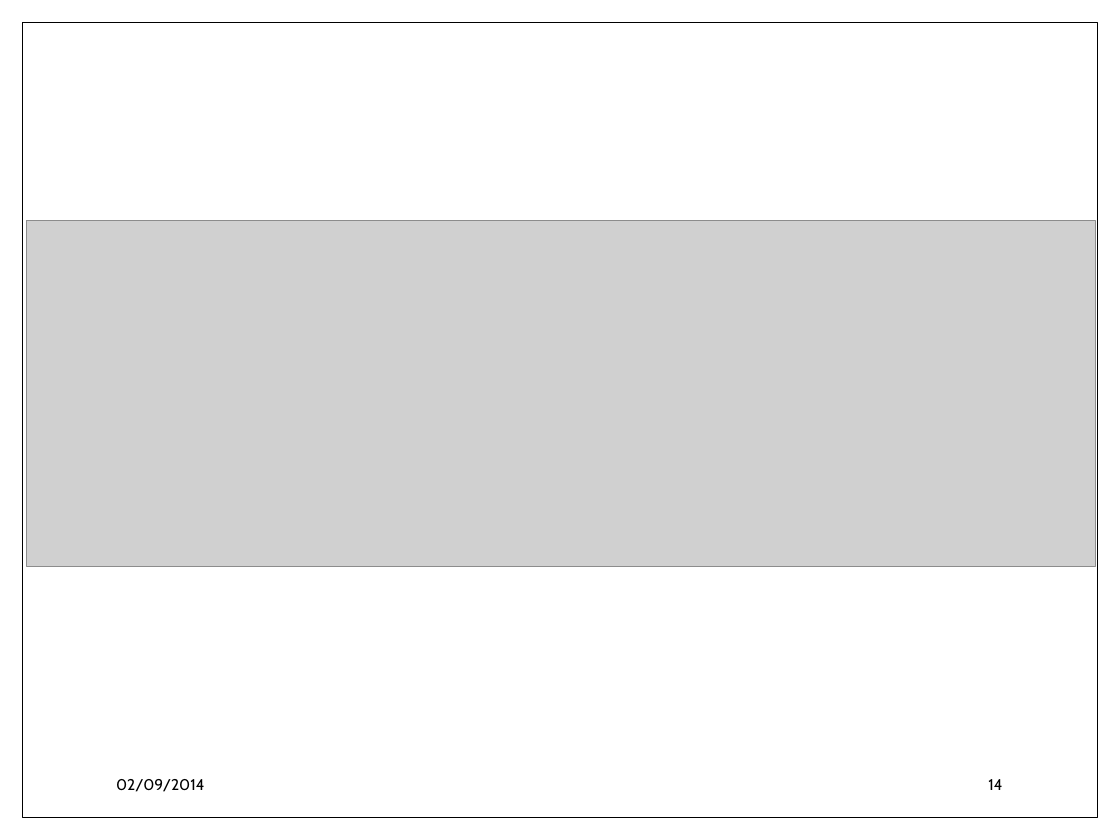
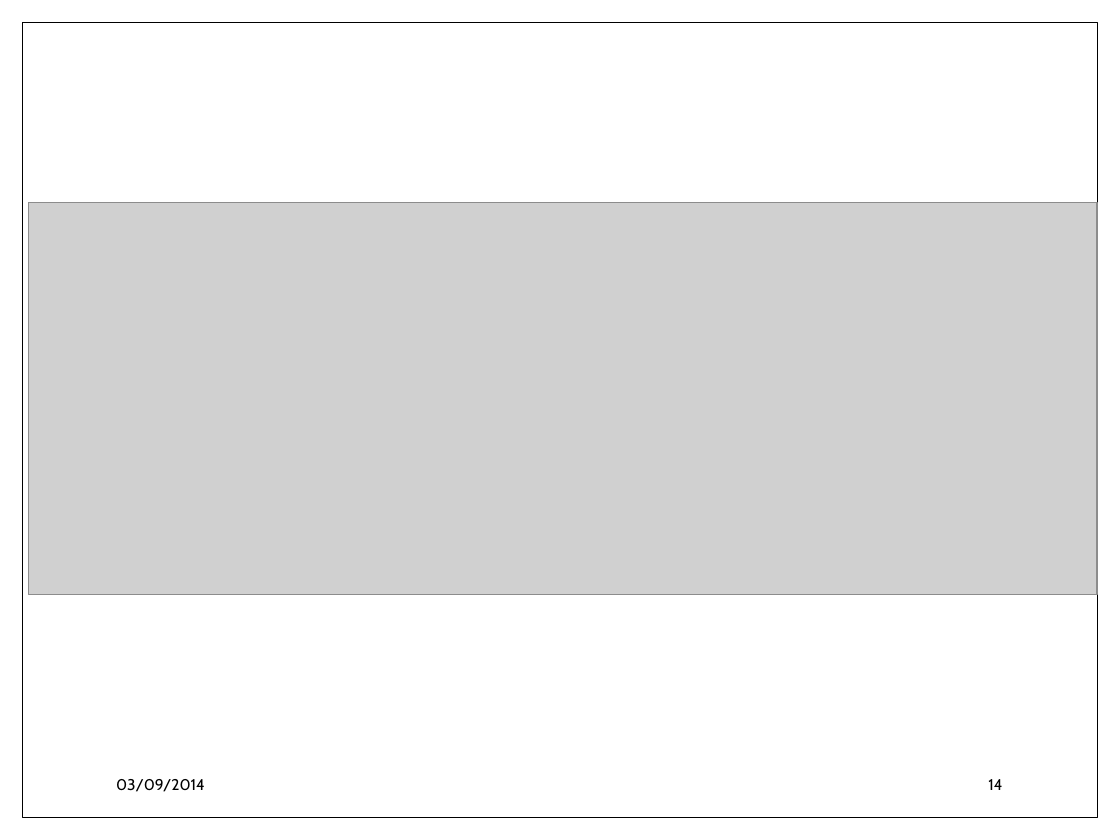
Before and after one commit to Princessgladys/hospital-finder, a slide deck: slide 14 of Hospital Finder.pptx. Drawn at 1120x840 pixels with LibreOffice and Linux fonts; fonts in the diff are those of the drawing; grey boxes stand for pictures; background and template pictures are left out. Boxes give left, top, right and bottom in pixels: in the first picture for what was removed or moved away, otherwise in the second. Text is boxed around its words. In the diff, an @@ line names an element or a change of style, - is before the commit and + after.

```diff
--- a/Hospital Finder.pptx
+++ b/Hospital Finder.pptx
@@ picture: place and size @@
-picture at [27, 221, 1095, 567]
+picture at [28, 203, 1096, 595]
@@ text at [116, 779, 205, 792]: text changed @@
-02/09/2014
+03/09/2014
```
Also in this commit, not shown: 17 other slides changed.
